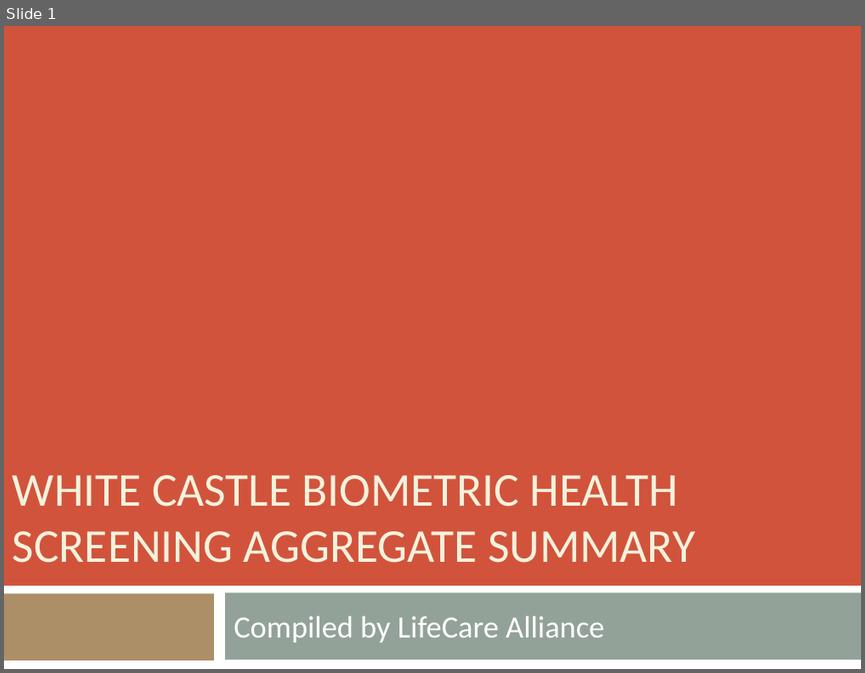
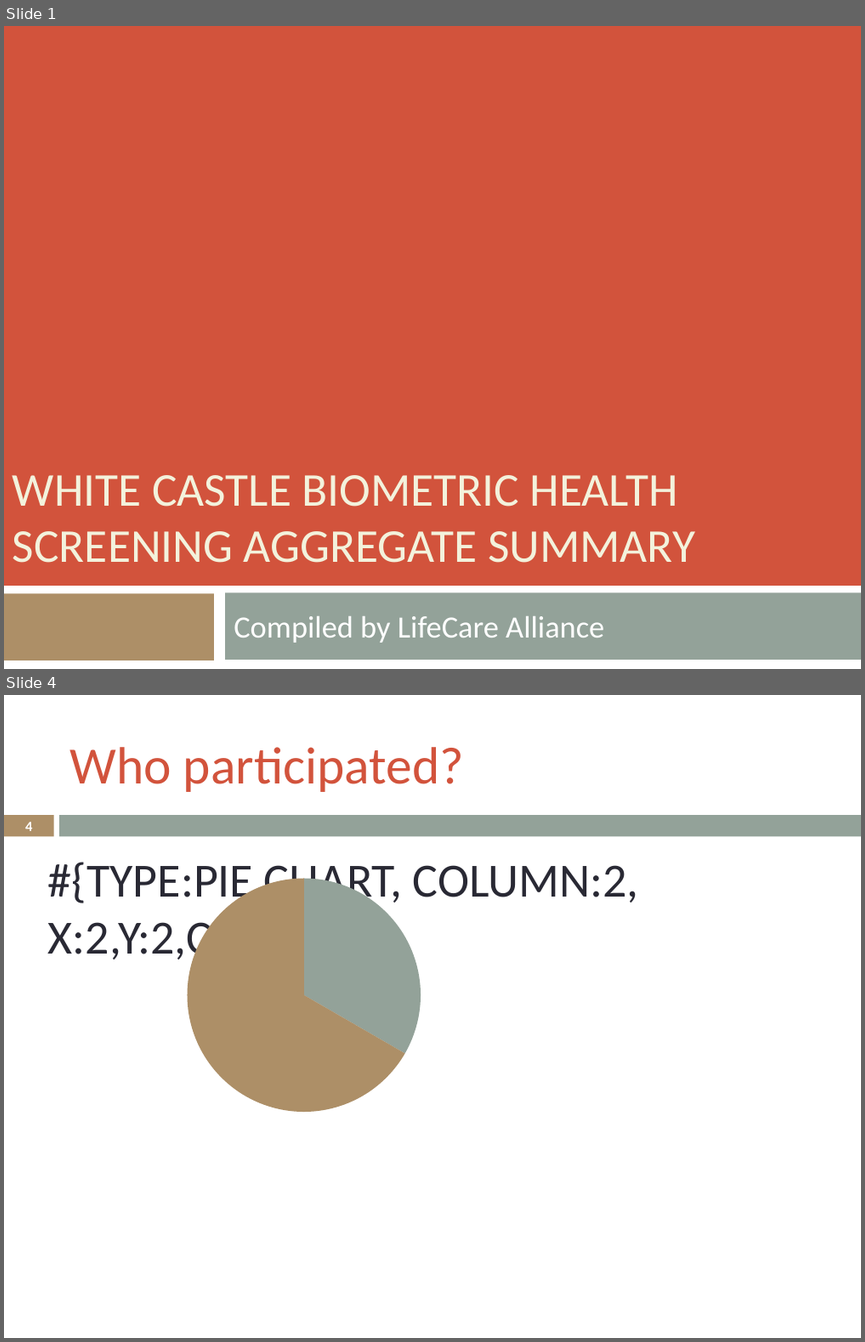
Before and after one commit to LukeSteg/LCABiometric, a slide deck: exampleOutput.pptx. Shown one above the other, each under a label of ours: slide 1 before the commit, slides 1 and 4 after it; the slides between them are not shown. The pictures are 865x673 and 865x1342 pixels, drawn with LibreOffice and Linux fonts; fonts in the diff are those of the drawing. Boxes give left, top, right and bottom in pixels: in the first picture for what was removed or moved away, otherwise in the second. Text is boxed around its words. In the diff, an @@ line names an element or a change of style, - is before the commit and + after.

```diff
--- a/exampleOutput.pptx
+++ b/exampleOutput.pptx
@@ slide 4 added at (4,695,861,1338), background #FFFFFF @@
@@ title added at (69,747,464,792), 44 pt, text #D2533C @@
+Who participated?
@@ rectangle added at (4,815,53,836), fill #AD8F67 @@
@@ page number added at (25,822,32,831), 11.9 pt, text #FFFFFF, bold @@
+4
@@ rectangle added at (60,815,861,836), fill #93A299 @@
@@ text added at (48,857,639,964), 40 pt, text #292934 @@
+#{TYPE:PIE CHART, COLUMN:2, X:2,Y:2,CX:3,CY:3}
@@ pie chart added at (176,867,432,1123) @@
+categories: 1, 2
+Series 1: 33, 67
```
Also in this commit, not shown: 3 slides changed, 1 slide removed, 6 other files.
